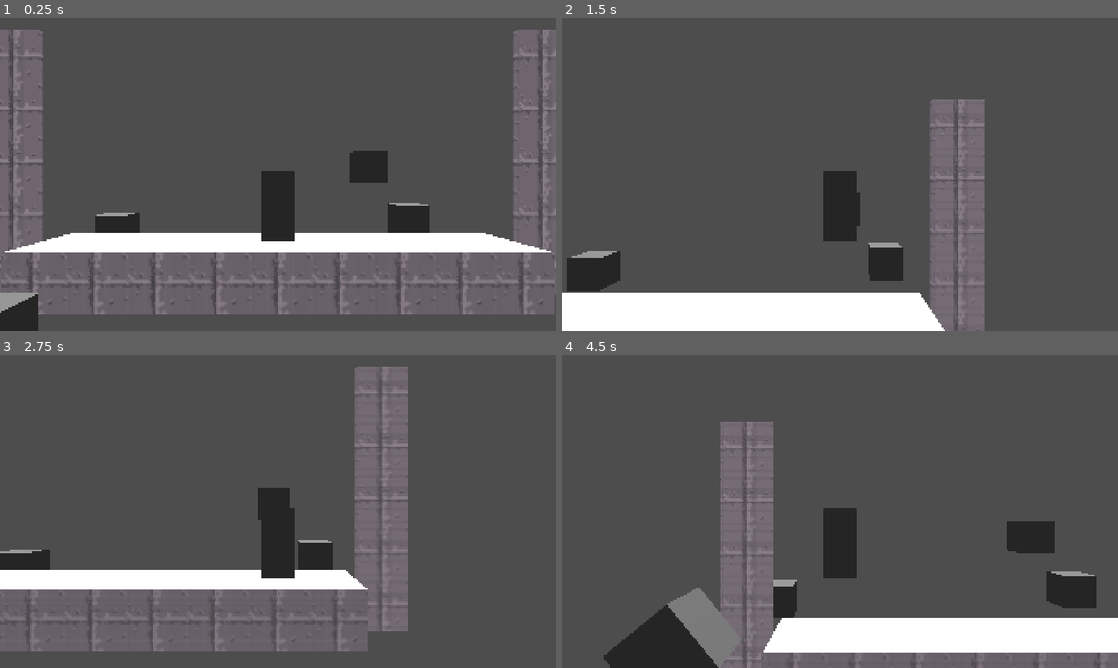
Above: before the commit, frames 1-4 (two rows, left to right).
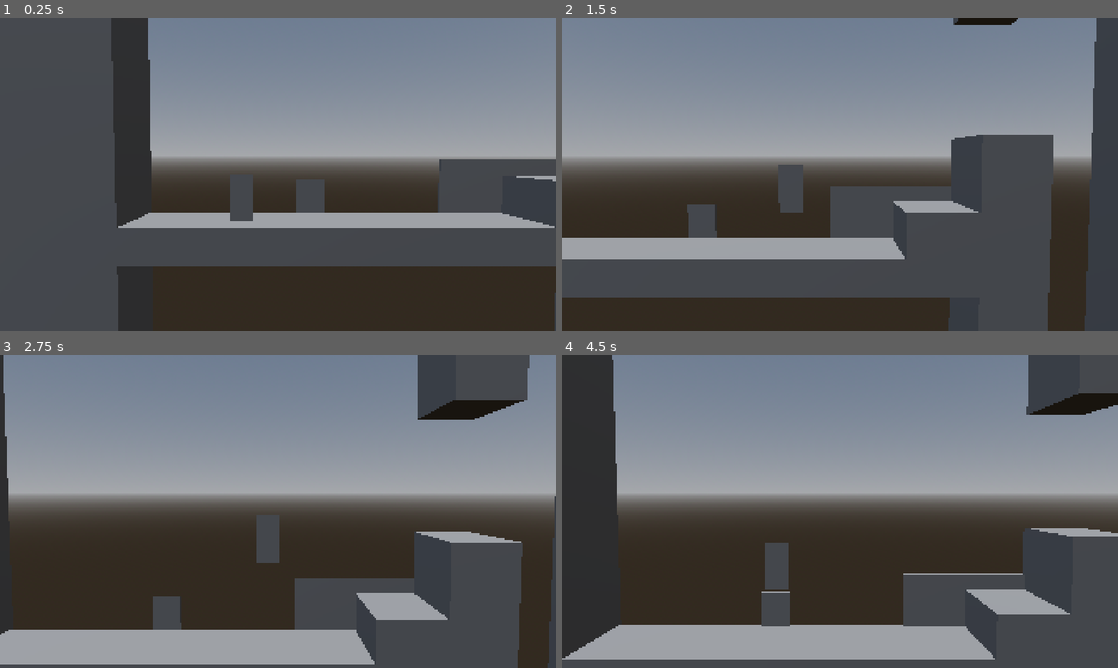
Above: after the commit, the same moments.

Repository: CRMiller6/Burned-Out
Game: Godot game, scene res://Scenes/Levels/true_level.tscn
The game is run twice, just before and just after one commit, with the same random seed, the same clock (stepped at 60 frames per second) and the same inputs. Before the commit the project starts from res://Scenes/Levels/test_level.tscn.
Inputs:
- Up to frame 1 (0.25 s): no input
- Up to frame 2 (1.5 s): tap Enter at 0.5 s; hold D (walk_right) 0.53-1.28 s; tap Space (jump) at 0.6, 0.77, 1.07, 1.35 s; hold A (walk_left) from 1.28 s (still down)
- Up to frame 3 (2.75 s): tap Space (jump) at 1.52, 1.82, 2.1 s; release A (walk_left) at 2.03 s; hold D (walk_right) from 2.03 s (still down)
- Up to frame 4 (4.5 s): tap Space (jump) at 2.85, 3.02, 3.32, 3.6, 3.77, 4.07, 4.35 s; release D (walk_right) at 3.53 s; hold A (walk_left) from 3.53 s (still down)

The runs differ from the first frame. In frame 1, 82% of the frame differs, in the area x 0-100%, y 0-100%; in frame 2, 75%; in frame 3, 81%; in frame 4, 86%.

Commit message:
Greybox and Camera Lerp

Diff:
--- /dev/null
+++ b/burned-out/Scenes/Levels/true_level.tscn
@@ -0,0 +1,89 @@
+[gd_scene format=3 uid="uid://hsq8v0k6uqre"]
+
+[ext_resource type="PackedScene" uid="uid://bqkxlmboukme5" path="res://Scenes/Prefabs/player.tscn" id="1_m3j2n"]
+
+[sub_resource type="ProceduralSkyMaterial" id="ProceduralSkyMaterial_xmpmc"]
+
+[sub_resource type="Sky" id="Sky_q026u"]
+sky_material = SubResource("ProceduralSkyMaterial_xmpmc")
+
+[sub_resource type="Environment" id="Environment_6xqmx"]
+background_mode = 2
+sky = SubResource("Sky_q026u")
+
+[node name="TrueLevel" type="Node3D" unique_id=436762852]
+
+[node name="WorldEnvironment" type="WorldEnvironment" parent="." unique_id=1398255223]
+environment = SubResource("Environment_6xqmx")
+
+[node name="DirectionalLight3D" type="DirectionalLight3D" parent="." unique_id=2134842728]
+transform = Transform3D(1, 0, 0, 0, 0.08715572, 0.9961947, 0, -0.9961947, 0.08715573, 0, 4.2787476, -2.996704)
+sky_mode = 1
+
+[node name="PlayerBody" parent="." unique_id=21065742 instance=ExtResource("1_m3j2n")]
+transform = Transform3D(1, 0, 0, 0, 1, 0, 0, 0, 1, 0, 0, 0.4)
+
+[node name="Greybox" type="Node3D" parent="." unique_id=8352877]
+
+[node name="foreground_layer" type="Node3D" parent="Greybox" unique_id=183947512]
+
+[node name="player_layer" type="Node3D" parent="Greybox" unique_id=895523859]
+
+[node name="CSGBox3D" type="CSGBox3D" parent="Greybox/player_layer" unique_id=2135953548]
+transform = Transform3D(1, 0, 0, 0, 1, 0, 0, 0, 1, 11.000001, -0.75000095, 0.049999952)
+use_collision = true
+size = Vector3(1.8000001, 25.9, 2.5)
+
+[node name="CSGBox3D8" type="CSGBox3D" parent="Greybox/player_layer/CSGBox3D" unique_id=1804555339]
+transform = Transform3D(1, 0, 0, 0, 1, 0, 0, 0, 1, 0, 5.0499997, 0)
+operation = 2
+use_collision = true
+size = Vector3(1.8000001, 3.6000001, 2.5)
+
+[node name="CSGBox3D7" type="CSGBox3D" parent="Greybox/player_layer" unique_id=1391523172]
+transform = Transform3D(1, 0, 0, 0, 1, 0, 0, 0, 1, 15.500001, 3.6000001, 0.049999952)
+use_collision = true
+size = Vector3(1.8000001, 17.6, 2.5)
+
+[node name="CSGBox3D6" type="CSGBox3D" parent="Greybox/player_layer" unique_id=1443720003]
+transform = Transform3D(1, 0, 0, 0, 1, 0, 0, 0, 1, 26.000002, -5.65, 0.049999952)
+use_collision = true
+size = Vector3(1.8000001, 16.1, 2.5)
+
+[node name="CSGBox3D3" type="CSGBox3D" parent="Greybox/player_layer" unique_id=1128748622]
+transform = Transform3D(1, 0, 0, 0, 1, 0, 0, 0, 1, 3.5, -1.2, 0.049999952)
+use_collision = true
+size = Vector3(13.2, 1, 2.5)
+
+[node name="CSGBox3D5" type="CSGBox3D" parent="Greybox/player_layer" unique_id=42472341]
+transform = Transform3D(1, 0, 0, 0, 1, 0, 0, 0, 1, 18.5, -7.7999997, 0.049999952)
+use_collision = true
+size = Vector3(13.2, 1, 2.5)
+
+[node name="CSGBox3D7" type="CSGBox3D" parent="Greybox/player_layer/CSGBox3D5" unique_id=1160009154]
+transform = Transform3D(1, 0, 0, 0, 1, 0, 0, 0, 1, 2.3999996, 0, 0)
+operation = 2
+use_collision = true
+size = Vector3(1.8000001, 1, 2.5)
+
+[node name="CSGBox3D2" type="CSGBox3D" parent="Greybox/player_layer" unique_id=1979825471]
+transform = Transform3D(1, 0, 0, 0, 1, 0, 0, 0, 1, -7.9, -2.3500004, -2.9802322e-08)
+use_collision = true
+size = Vector3(9.6, 24.9, 2.6000001)
+
+[node name="CSGBox3D4" type="CSGBox3D" parent="Greybox/player_layer" unique_id=1969452353]
+transform = Transform3D(1, 0, 0, 0, 1, 0, 0, 0, 1, 9.150001, -0.1000005, -2.9802322e-08)
+use_collision = true
+size = Vector3(1.9, 1.2, 2.6000001)
+
+[node name="obstacle_layer" type="Node3D" parent="Greybox" unique_id=1465650955]
+
+[node name="CSGBox3D5" type="CSGBox3D" parent="Greybox/obstacle_layer" unique_id=39480044]
+transform = Transform3D(1, 0, 0, 0, 1, 0, 0, 0, 1, 8.200001, 0.1499995, -1.15)
+size = Vector3(4, 1.7, 0.1)
+
+[node name="CSGBox3D6" type="CSGBox3D" parent="Greybox/obstacle_layer" unique_id=1944225494]
+transform = Transform3D(1, 0, 0, 0, 1, 0, 0, 0, 1, 2.0500007, -0.15000051, -1.15)
+size = Vector3(0.90000004, 1.1, 0.1)
+
+[node name="background_layer" type="Node3D" parent="Greybox" unique_id=207423279]
--- a/burned-out/Scenes/Prefabs/player.tscn
+++ b/burned-out/Scenes/Prefabs/player.tscn
@@ -17,9 +17,15 @@
 [node name="PlayerCollisionShape" type="CollisionShape3D" parent="." unique_id=1254003636]
 shape = SubResource("BoxShape3D_klsck")
 
-[node name="PlayerCam" type="Camera3D" parent="." unique_id=930493182]
-transform = Transform3D(1, 0, 0, 0, 1, 0, 0, 0, 1, 0, 0.6080109, 6.9012513)
+[node name="CameraController" type="Node3D" parent="." unique_id=902594191]
+top_level = true
+
+[node name="CameraTarget" type="Node3D" parent="CameraController" unique_id=301431920]
+transform = Transform3D(1, 0, 0, 0, 0.9986295, 0.05233596, 0, -0.05233596, 0.9986295, 1.0214071, 1.1764383, 10.084108)
+
+[node name="PlayerCam" type="Camera3D" parent="CameraController/CameraTarget" unique_id=930493182]
 keep_aspect = 0
+current = true
 
 [node name="CoyoteTimer" type="Timer" parent="." unique_id=1406242812]
 wait_time = 0.1
--- a/burned-out/Scripts/Player/player.gd
+++ b/burned-out/Scripts/Player/player.gd
@@ -3,12 +3,14 @@
 
 @export var speed: int  = 8
 @export var acceleration: int = 2
-@export var gravity: int = speed * 3
-@export var down_gravity_factor: float = 1.4
-var jump_speed: float = speed * 1.2
+var gravity: int = speed * 3
+@export var jump_speed_multiplier: float = 1.8
+var jump_speed: float = speed * jump_speed_multiplier
+@export var down_gravity_factor: float = 1.5
 
 @onready var jump_buffer_timer: Timer = $JumpBufferTimer
 @onready var coyote_timer: Timer = $CoyoteTimer
+@onready var camera_controller: Node3D = $CameraController
 
 enum State{IDLE, WALK, JUMP, DOWN}
 var current_state: State = State.IDLE
@@ -18,6 +20,8 @@
 	update_movement(delta)
 	update_states()
 	move_and_slide()
+	camera_follow()
+
 
 func handle_input() -> void:
 	if (Input.is_action_just_pressed("jump")):
@@ -57,3 +61,6 @@
 		State.DOWN when is_on_floor():
 			if velocity.x == 0:
 				current_state = State.WALK
+
+func camera_follow():
+	camera_controller.position = lerp(camera_controller.position, position, 0.15)
--- a/burned-out/project.godot
+++ b/burned-out/project.godot
@@ -11,7 +11,7 @@
 [application]
 
 config/name="Burned Out"
-run/main_scene="uid://l575upxhnc45"
+run/main_scene="uid://hsq8v0k6uqre"
 config/features=PackedStringArray("4.7", "Forward Plus")
 run/max_fps=160
 config/icon="res://icon.svg"
Binary file removed: burned-out/Assets/Temp/PixelFantasy_Caves_1.0/background1.png
Not shown, removed: burned-out/Assets/Temp/PixelFantasy_Caves_1.0/background1.png.import
Binary file removed: burned-out/Assets/Temp/PixelFantasy_Caves_1.0/background2.png
Not shown, removed: burned-out/Assets/Temp/PixelFantasy_Caves_1.0/background2.png.import
Binary file removed: burned-out/Assets/Temp/PixelFantasy_Caves_1.0/background3.png
Not shown, removed: burned-out/Assets/Temp/PixelFantasy_Caves_1.0/background3.png.import
Binary file removed: burned-out/Assets/Temp/PixelFantasy_Caves_1.0/background4a.png
Not shown, removed: burned-out/Assets/Temp/PixelFantasy_Caves_1.0/background4a.png.import
Binary file removed: burned-out/Assets/Temp/PixelFantasy_Caves_1.0/background4b.png
Not shown, removed: burned-out/Assets/Temp/PixelFantasy_Caves_1.0/background4b.png.import
Binary file removed: burned-out/Assets/Temp/PixelFantasy_Caves_1.0/mainlev_build.png
Not shown, removed: burned-out/Assets/Temp/PixelFantasy_Caves_1.0/mainlev_build.png.import
(and 8 more such lines)
